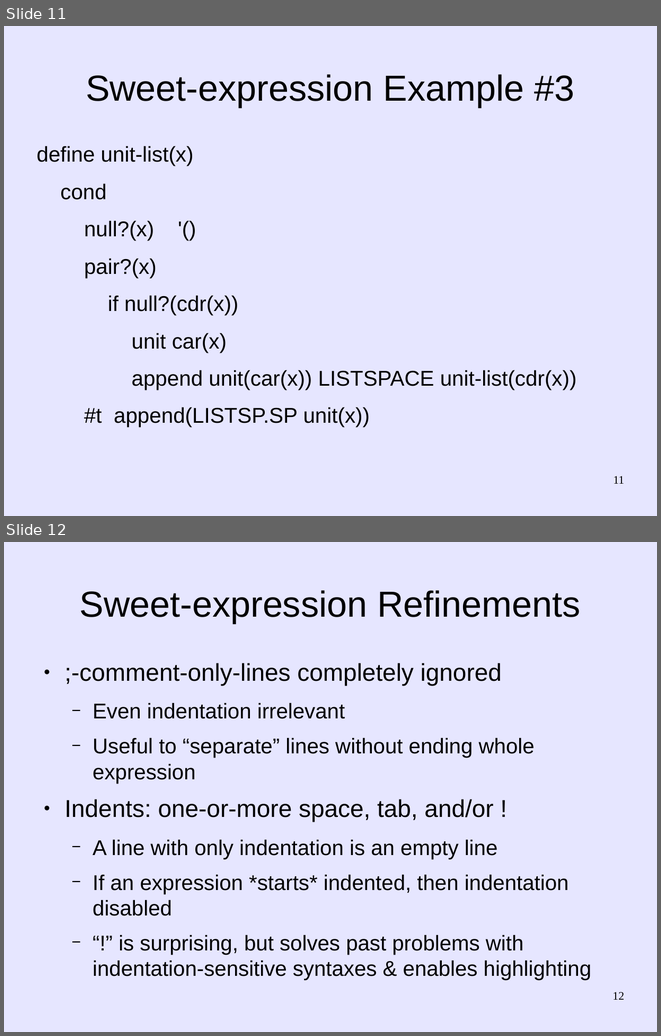
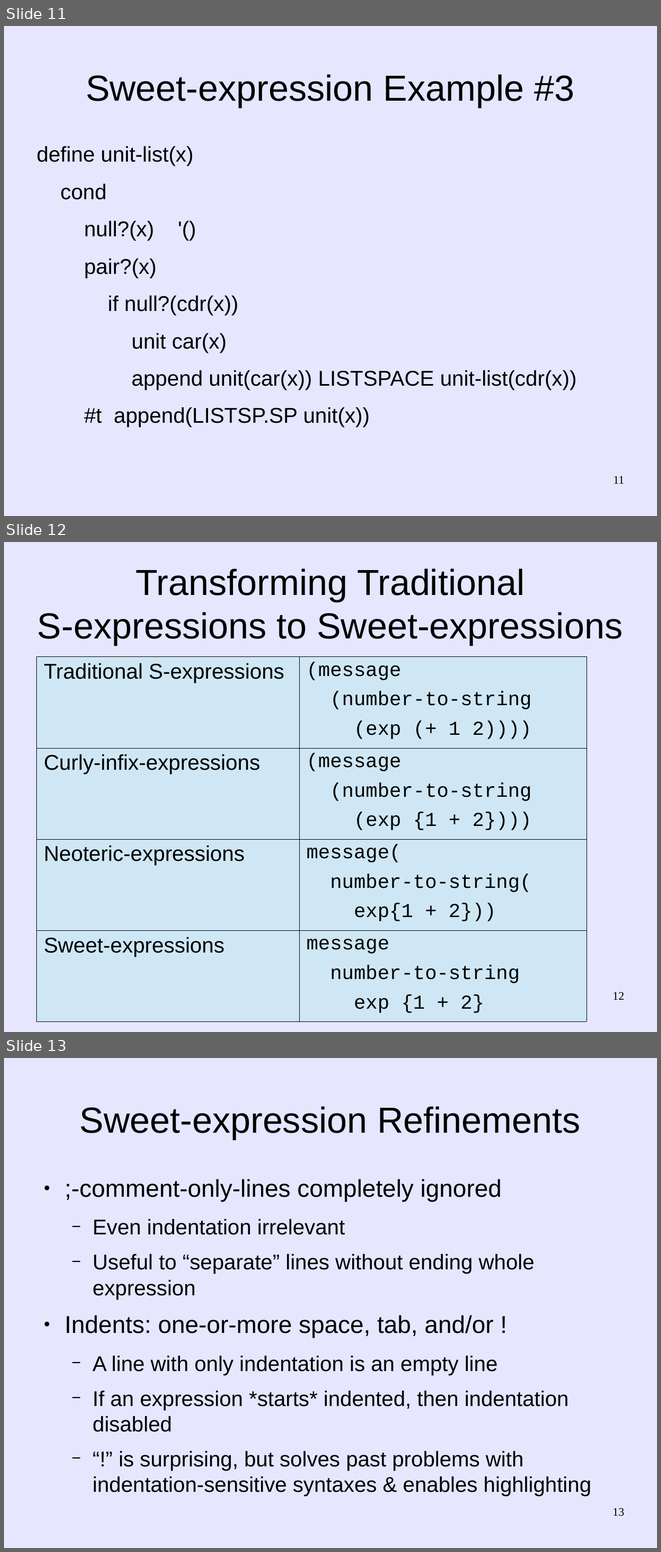
Before and after one commit to martin12333/Readable-Lisp-S-expressions, a slide deck: readable-s-expressions.odp. Shown one above the other, each under a label of ours: slides 11 and 12 before the commit, slides 11, 12 and 13 after it. The pictures are 661x1036 and 661x1552 pixels, drawn with LibreOffice and Linux fonts; fonts in the diff are those of the drawing. Boxes give left, top, right and bottom in pixels: in the first picture for what was removed or moved away, otherwise in the second. Text is boxed around its words. In the diff, an @@ line names an element or a change of style, - is before the commit and + after.

Commit message:
Presentation: Add another example, transforming traditional to sweet-expr.

```diff
--- a/readable-s-expressions.odp
+++ b/readable-s-expressions.odp
@@ slide 12 added at [4,542,657,1032], background #E6E6FF @@
@@ title added at [37,568,623,645], 44 pt, text #000000 @@
+Transforming Traditional
+S-expressions to Sweet-expressions
@@ table added at [36,657,586,1015], 4 rows, 2 columns @@
+Traditional S-expressions | (message / (number-to-string / (exp (+ 1 2))))
+Curly-infix-expressions | (message / (number-to-string / (exp {1 + 2})))
+Neoteric-expressions | message( / number-to-string( / exp{1 + 2}))
+Sweet-expressions | message / number-to-string / exp {1 + 2}
@@ page number added at [612,992,624,1000], 14 pt, text #000000 @@
+12
@@ what was slide 12 is now slide 13 @@
@@ page number at [612,1508,624,1516]: text changed @@
-12
+13
```
Also in this commit, not shown: 2 slides changed.
